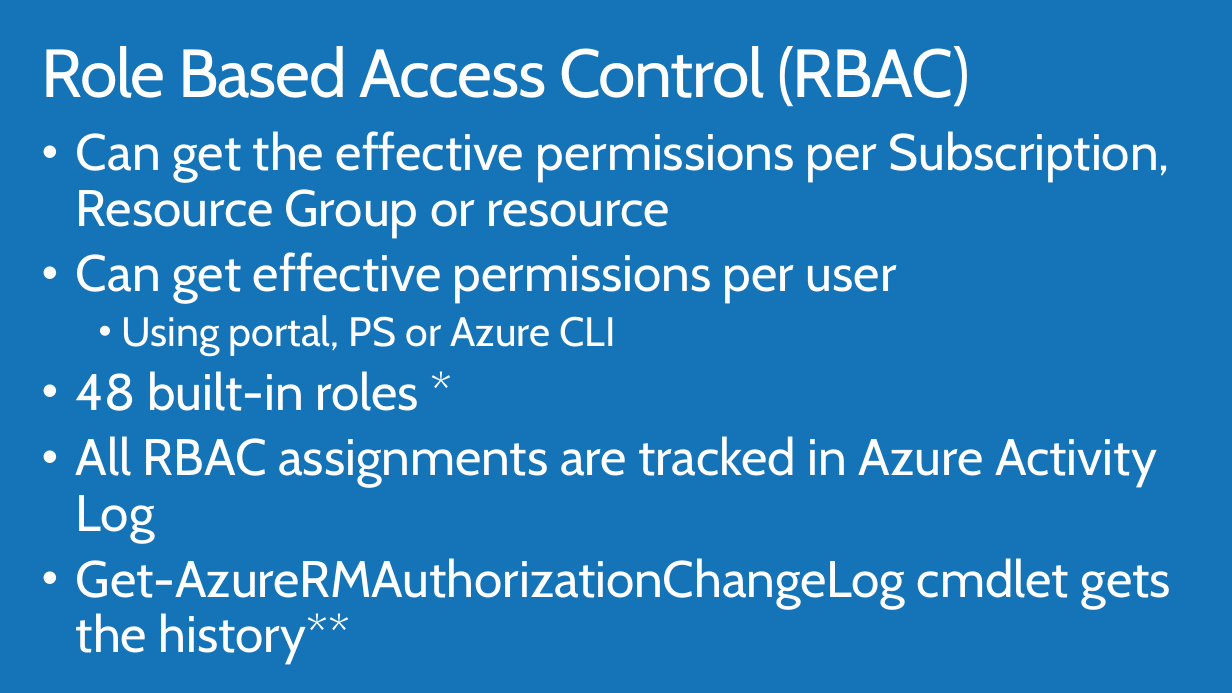
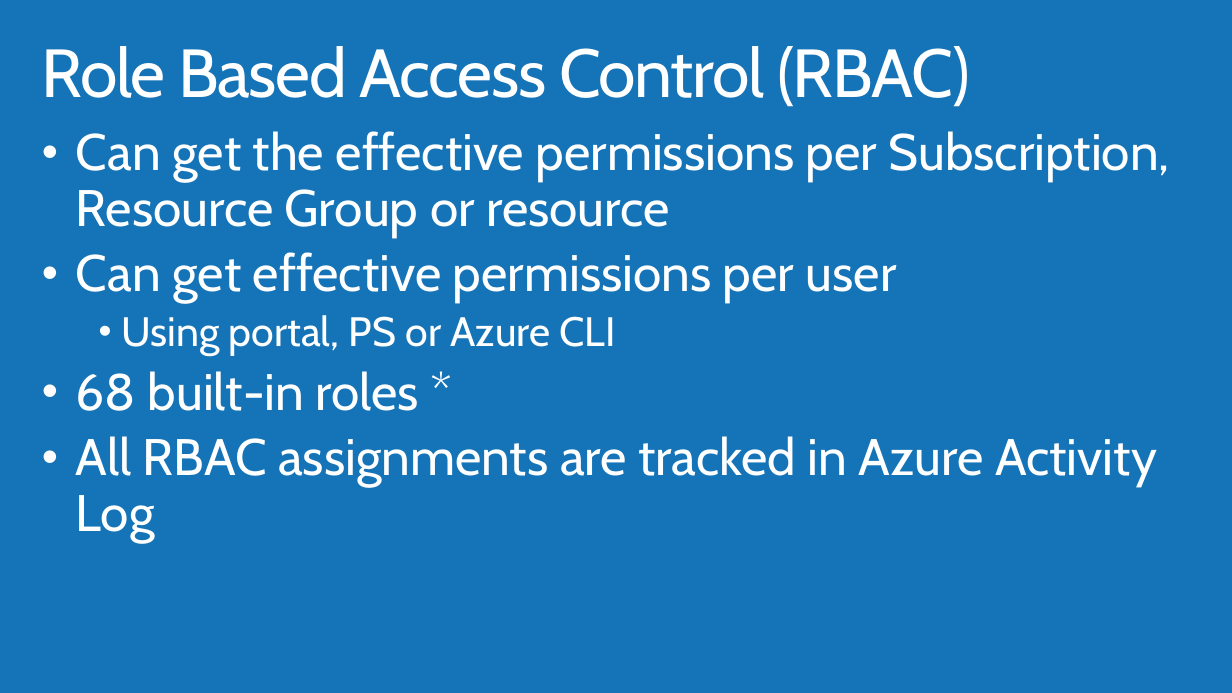
Before and after one commit to lulzzz/Azure-Governance-and-Networking, a slide deck: slide 24 of Azure Governance and Networking.pptx (slide 23 before the commit). Drawn at 1232x693 pixels with LibreOffice and Linux fonts; fonts in the diff are those of the drawing; background and template pictures are left out. Boxes give left, top, right and bottom in pixels: in the first picture for what was removed or moved away, otherwise in the second. Text is boxed around its words. In the diff, an @@ line names an element or a change of style, - is before the commit and + after.

```diff
--- a/Azure Governance and Networking.pptx
+++ b/Azure Governance and Networking.pptx
@@ text at [76,371,419,411]: text changed @@
-• 48 built-in roles *
+• 68 built-in roles *
@@ text at [76,558,1171,663]: paragraph removed @@
-• Get-AzureRMAuthorizationChangeLog cmdlet gets the history**
```
Also in this commit, not shown: 6 other slides changed, 3 slides added, 1 slide removed, 1 other file.
